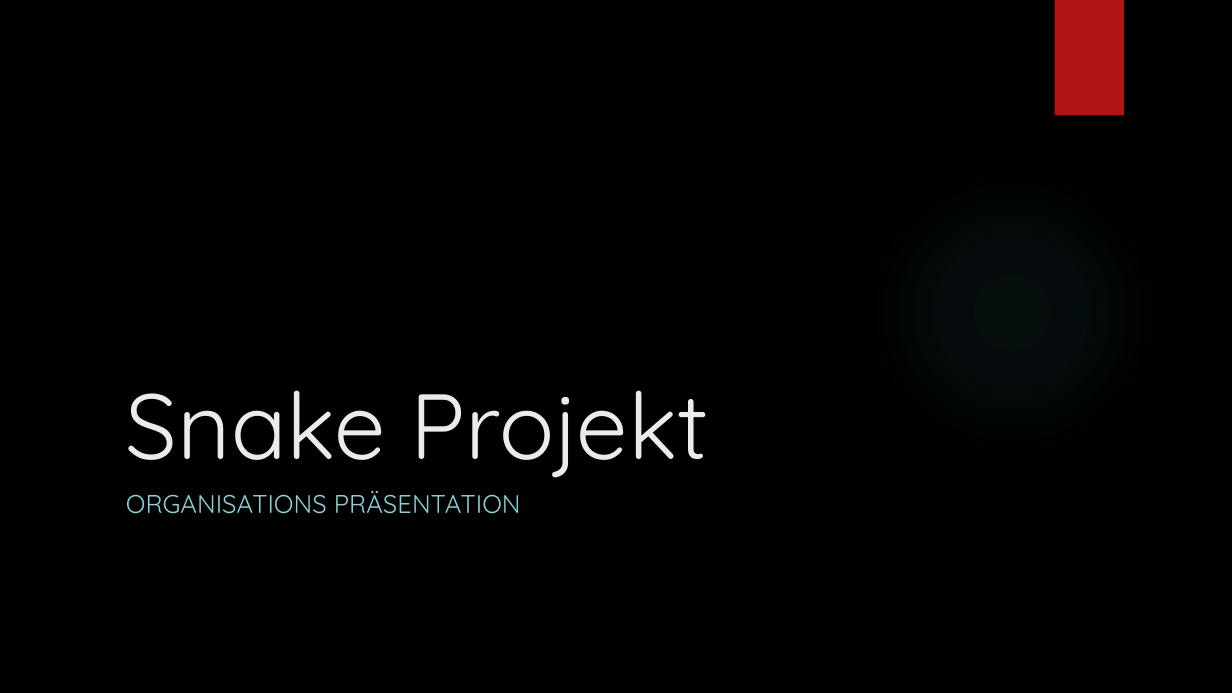
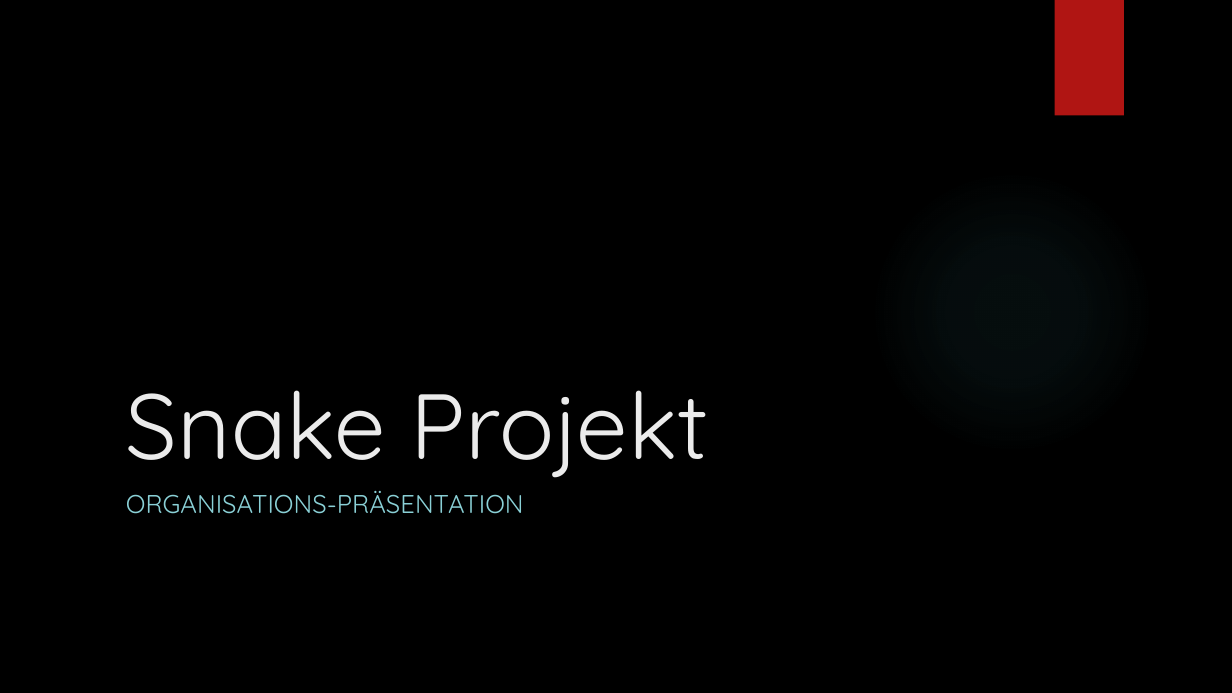
Before and after one commit to JulianCatnip/5nake, a slide deck: slide 1 of orga/PrasiSNEK.pptx. Drawn at 1232x693 pixels with LibreOffice and Linux fonts; fonts in the diff are those of the drawing; background and template pictures are left out. Boxes give left, top, right and bottom in pixels: in the first picture for what was removed or moved away, otherwise in the second. Text is boxed around its words. In the diff, an @@ line names an element or a change of style, - is before the commit and + after.

```diff
--- a/orga/PrasiSNEK.pptx
+++ b/orga/PrasiSNEK.pptx
@@ subtitle at (126, 491, 524, 514): text changed @@
-ORGANISATIONS PRÄSENTATION
+ORGANISATIONS-PRÄSENTATION
```
Also in this commit, not shown: 2 other slides changed, 1 slide removed.
